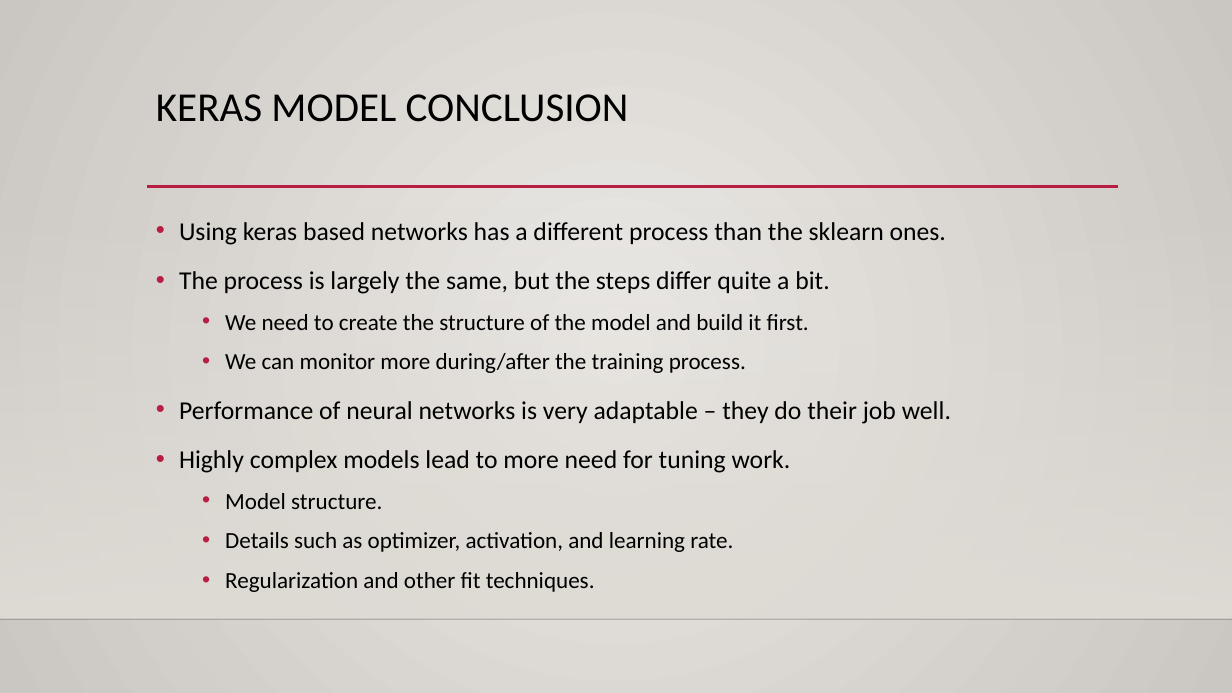
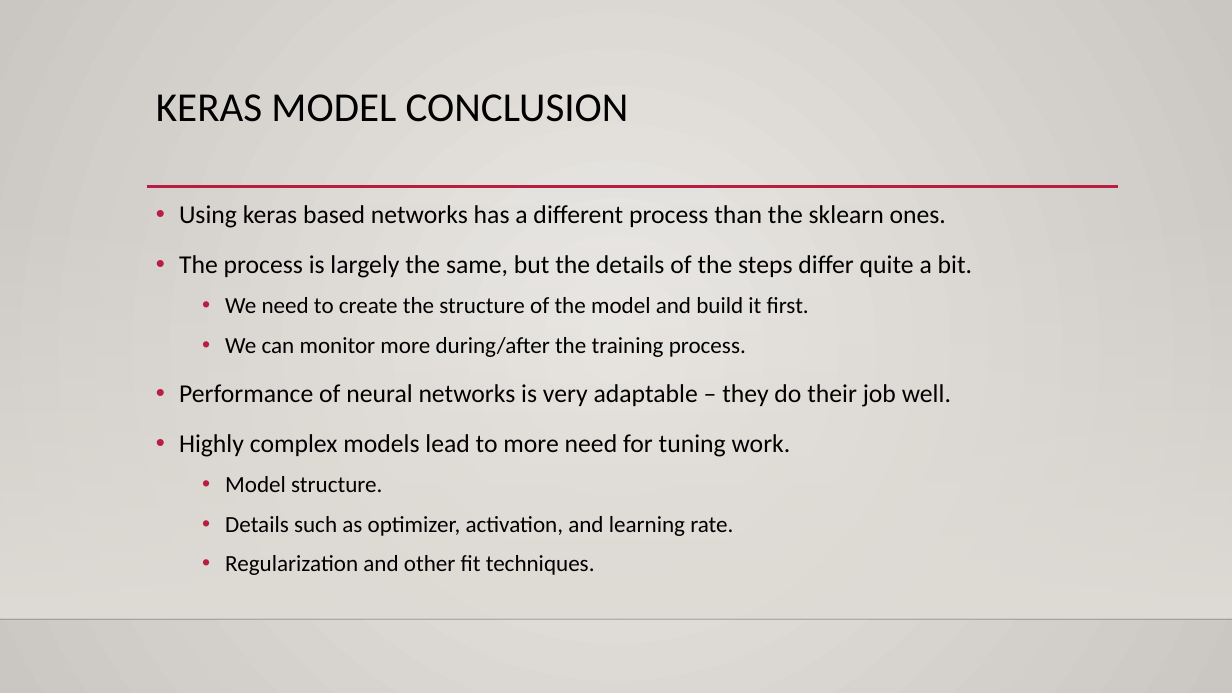
Before and after one commit to AkeemSemperDataScience/Intro_to_Machine_Learning_Students, a slide deck: slide 37 of reference_content/Slides/keras_intro.pptx (slide 30 before the commit). Drawn at 1232x693 pixels with LibreOffice and Linux fonts; fonts in the diff are those of the drawing; background and template pictures are left out. Boxes give left, top, right and bottom in pixels: in the first picture for what was removed or moved away, otherwise in the second. Text is boxed around its words. In the diff, an @@ line names an element or a change of style, - is before the commit and + after.

```diff
--- a/reference_content/Slides/keras_intro.pptx
+++ b/reference_content/Slides/keras_intro.pptx
@@ text "Using keras based networks has ...": place and size @@
-text "Using keras based networks has ..." at (179, 222, 951, 592)
+text "Using keras based networks has ..." at (179, 205, 972, 575)
@@ text at (179, 255, 972, 278): text changed @@
-• The process is largely the same, but the steps differ quite a bit.
+• The process is largely the same, but the details of the steps differ quite a bit.
```
Also in this commit, not shown: 6 other slides changed, 7 slides added, 4 other files.
